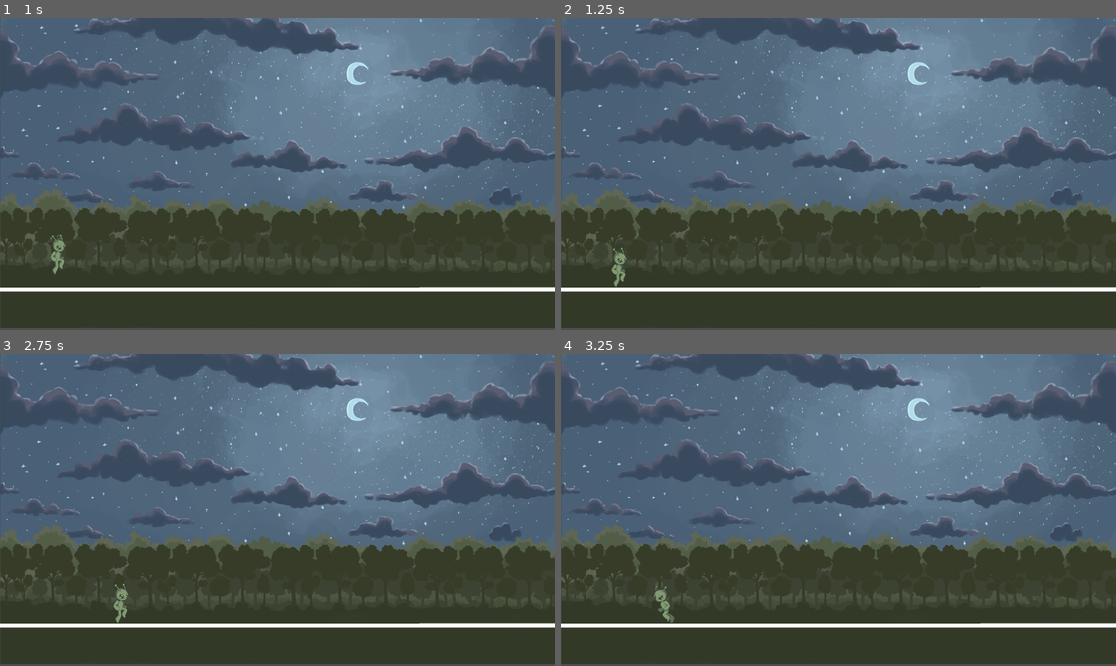
Above: before the commit, frames 1-4 (two rows, left to right).
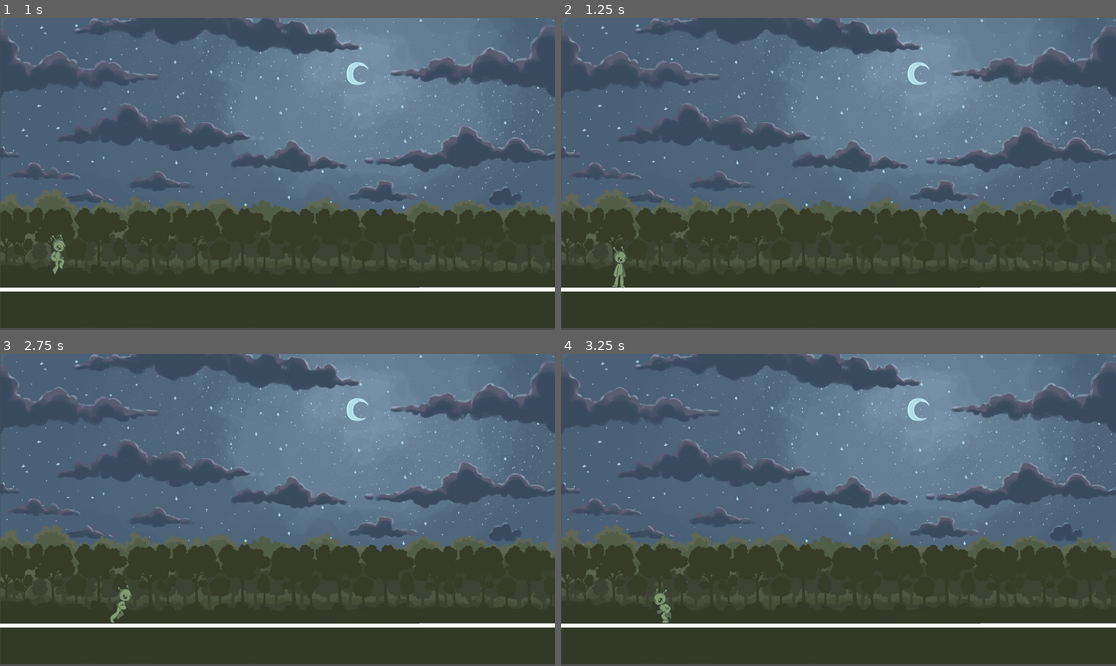
Above: after the commit, the same moments.

Repository: riotruija/EMMEMAA
Game: Godot game, scene res://scenes/main_menu.tscn
Same seed, same stepped clock (60 frames per second), same inputs: the game is played once before the commit and once after it. Sound files missing from this copy of the repository are replaced by a short silence.
Inputs:
- Up to frame 1 (1 s): click "Start" at 0.5 s
- Up to frame 2 (1.25 s): no input
- Up to frame 3 (2.75 s): tap Enter at 1.25 s; hold D (right) from 1.28 s (still down); tap Up (ui_up) at 1.52, 2.27 s
- Up to frame 4 (3.25 s): release D (right) at 2.78 s; hold A (left) from 2.78 s (still down)

Frame 1 is identical in both runs. In frame 2, 0.1% of the frame differs, in the area x 9-12%, y 73-87%; in frame 3, 0.2%, in the area x 19-24%, y 73-87%; in frame 4, 0.2%.

Commit message:
Glorbert jookseb0.2

Diff:
--- a/scripts/glorbert.gd
+++ b/scripts/glorbert.gd
@@ -24,21 +24,21 @@
 func _unhandled_key_input(event: InputEvent) -> void:
 	if event.is_action("left") and event.is_pressed():
 		hoiab_vasakule = true
-		sprite.flip_h = true
-		sprite.play("running")
+		#sprite.flip_h = true
+		#sprite.play("running")
 
 	if event.is_action("left") and event.is_released():
 		hoiab_vasakule = false
-		sprite.play("idle")
+		#sprite.play("idle")
 
 	if event.is_action("right") and event.is_pressed():
 		hoiab_paremale = true
-		sprite.flip_h = false
-		sprite.play("running")
+		#sprite.flip_h = false
+		#sprite.play("running")
 
 	if event.is_action("right") and event.is_released():
 		hoiab_paremale = false
-		sprite.play("idle")
+		#sprite.play("idle")
 
 func _physics_process(delta: float) -> void:
 	if not glorbert_keha.is_on_floor():
@@ -59,9 +59,19 @@
 
 		if glorbert_keha.velocity.y >= 0:
 			sprite.play("jumping")
-	print(glorbert_keha.is_on_floor())
-	"""if glorbert_keha.is_on_floor():
-		sprite.play("idle")"""
+	else:
+		if glorbert_keha.velocity.x > 10:
+			sprite.play("running")
+			sprite.flip_h = false
+		elif glorbert_keha.velocity.x < -10:
+			sprite.play("running")
+			sprite.flip_h = true
+		else:
+			sprite.play("idle")
+
+
+		print()
+
 
 	glorbert_keha.move_and_slide()
 
